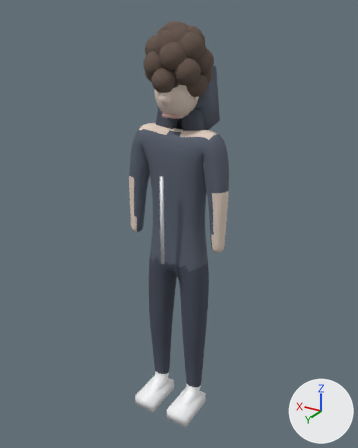
Renders of the Blender file assets/models/source/chase_prototype.blend from each side of a commit.
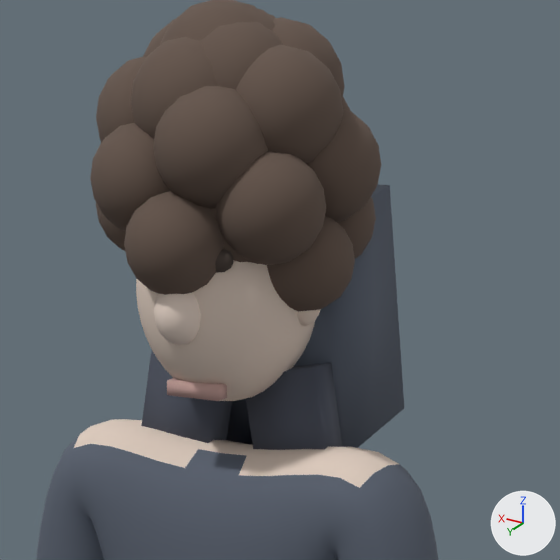
Each version is shown whole from a camera (50 mm lens) standing at (-1.171, 1.949, 2.05) and looking at (0.011, -0.022, 1.064), then close up on the part from 34% to 72% of the width and 5% to 35% of the height. Every picture has the same lights, and +X, +Y and +Z are marked at lower right. The first two pictures are the older version.

In view in the first close-up: 'ChasePrototype'.
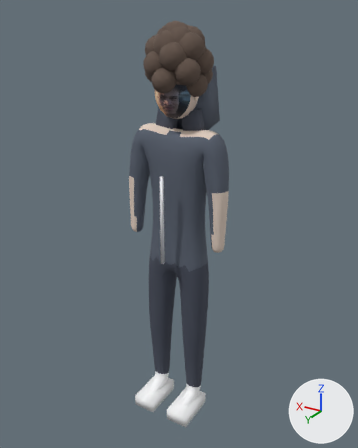
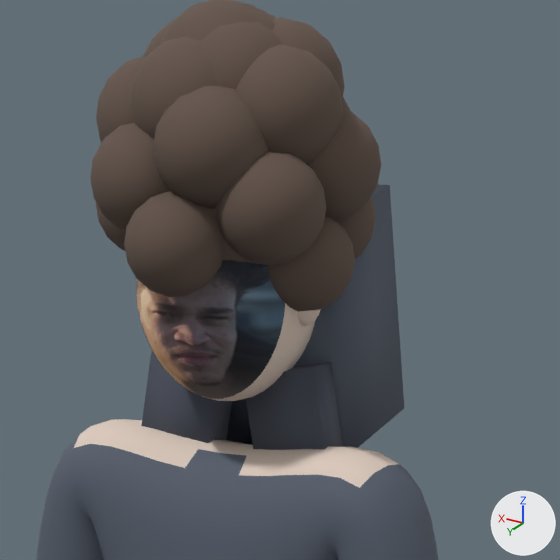
Boxes (x1, y1, x2, y2) around the edits, measured in the close-ups (560 x 560 px):
part 1 of me_bodymesh, deleted: before (167, 378, 227, 401)
part 2 of me_bodymesh, cut back (mostly hidden afterwards): before (145, 226, 258, 345); after (145, 226, 227, 297)
part 3 of me_bodymesh, recoloured (darker): (136, 260, 285, 397) in both

What the commit changed:
Picture 'face_texture.png' (img_face_texture_png) is new.
Material 'FacePhoto' (mat_facephoto) is new.
Uses the picture img_face_texture_png.
me_bodymesh is used by ob_chaseprototype; location (0.0, 0.0, 1.006); rotation (1.571, 0.0, 3.142), in degrees (90, 0, 180).
me_bodymesh had 8600 vertices, 9014 faces and spanned x -0.27..0.27, y -1.01..1.01, z -0.2..0.2.
me_bodymesh now has 8142 vertices, 8524 faces and spans x -0.27..0.27, y -1.01..1.01, z -0.2..0.2.
me_bodymesh part 1: the loose piece of 8 vertices spanning x -0.03..0.03, y 0.61..0.63, z 0.07..0.09 is deleted.
me_bodymesh part 2: 14 vertices moved within x -0.05..0.05, y 0.71..0.77, z 0.08..0.14; 450 vertices removed from x -0.07..0.07, y 0.67..0.8, z 0.07..0.14.
me_bodymesh part 3: 400 faces spanning x -0.09..0.09, y 0.6..0.82, z 0.05..0.12 switch from mat_skin (pale yellow #e2d0c2) to mat_facephoto.
me_bodymesh no longer uses material mat_skinwarm (pale yellow #ecdacd).
me_bodymesh no longer uses material mat_brow (brown #594b45).
me_bodymesh no longer uses material mat_pupil (brown #50453f).
me_bodymesh no longer uses material mat_lip (pink #c29e97).
